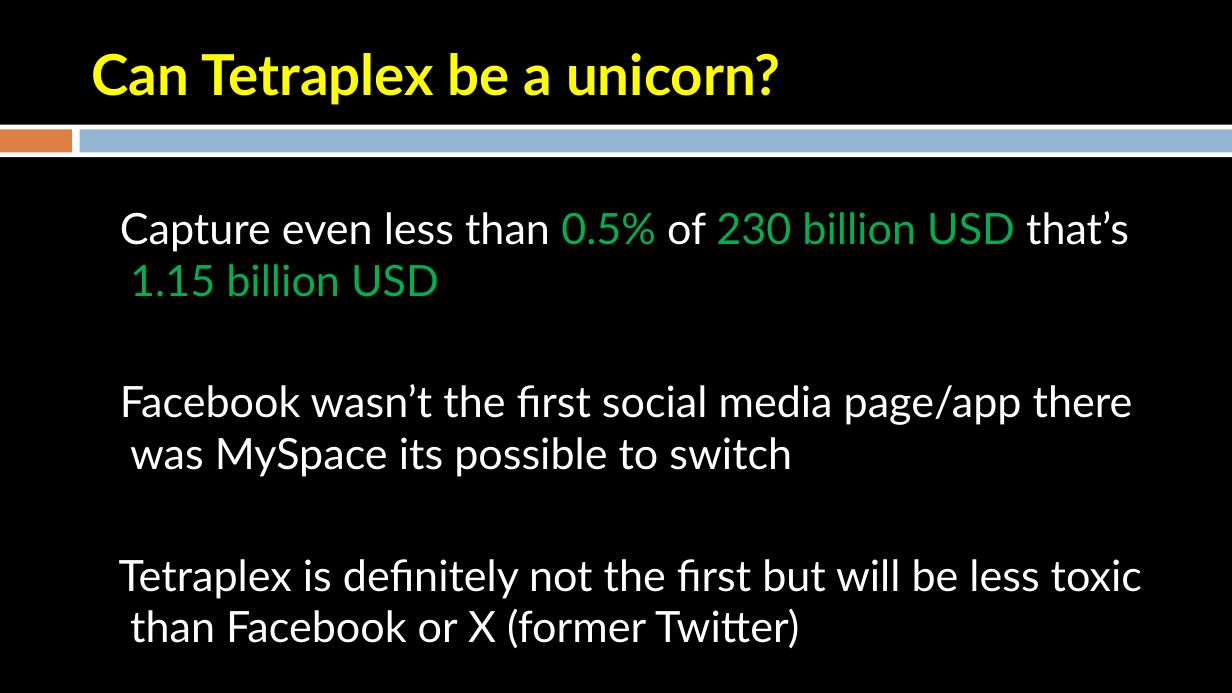
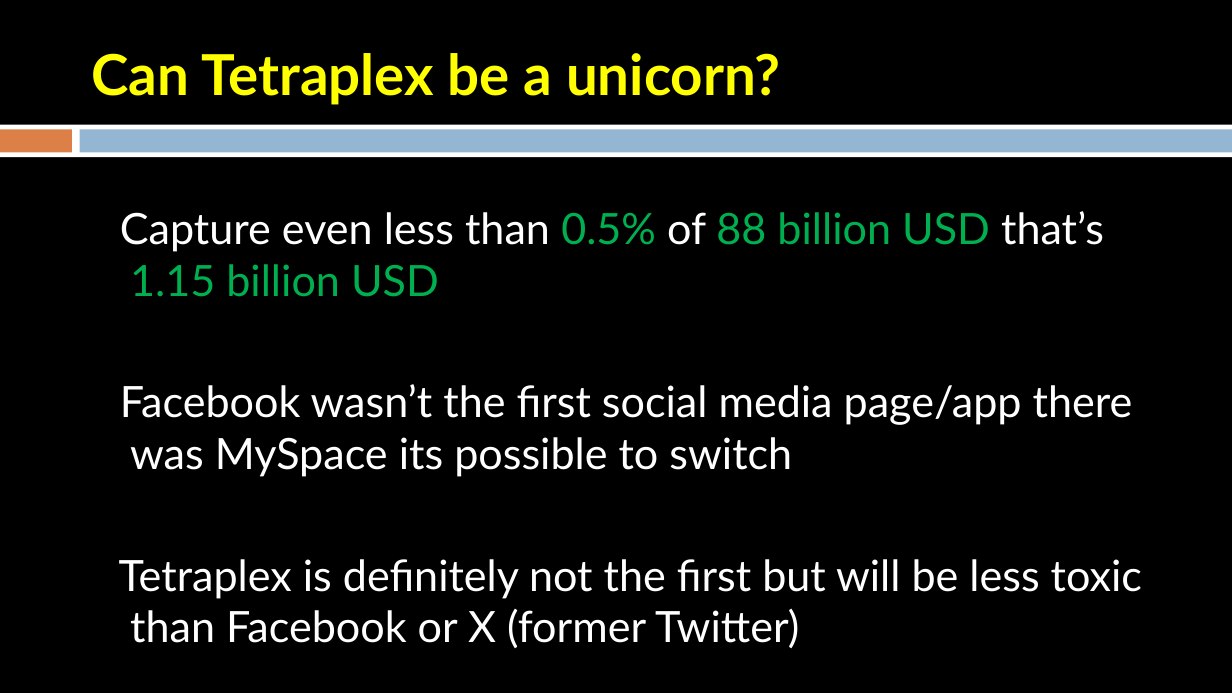
Before and after one commit to TetraPlex-org/central, a slide deck: slide 14 of Documentation/TetraPlex deck 0.54 - dark mode.pptx. Drawn at 1232x693 pixels with LibreOffice and Linux fonts; fonts in the diff are those of the drawing. Boxes give left, top, right and bottom in pixels: in the first picture for what was removed or moved away, otherwise in the second. Text is boxed around its words. In the diff, an @@ line names an element or a change of style, - is before the commit and + after.

Commit message:
Update TetraPlex deck 0.54 - dark mode.pptx
new superapp slides

```diff
--- a/Documentation/TetraPlex deck 0.54 - dark mode.pptx
+++ b/Documentation/TetraPlex deck 0.54 - dark mode.pptx
@@ text at (120,211,1104,297): text changed @@
-Capture even less than 0.5% of 230 billion USD that’s 1.15 billion USD
+Capture even less than 0.5% of 88 billion USD that’s 1.15 billion USD
```
Also in this commit, not shown: 2 slides added.
